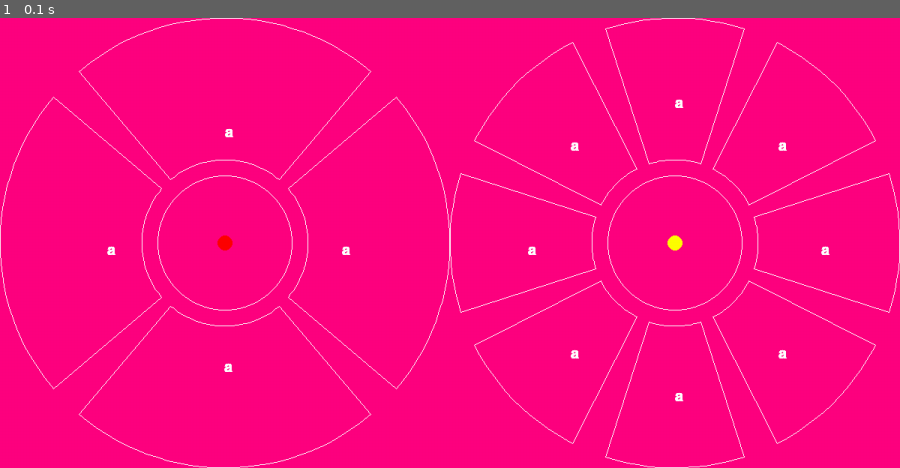
Above: before the commit, frame 1.
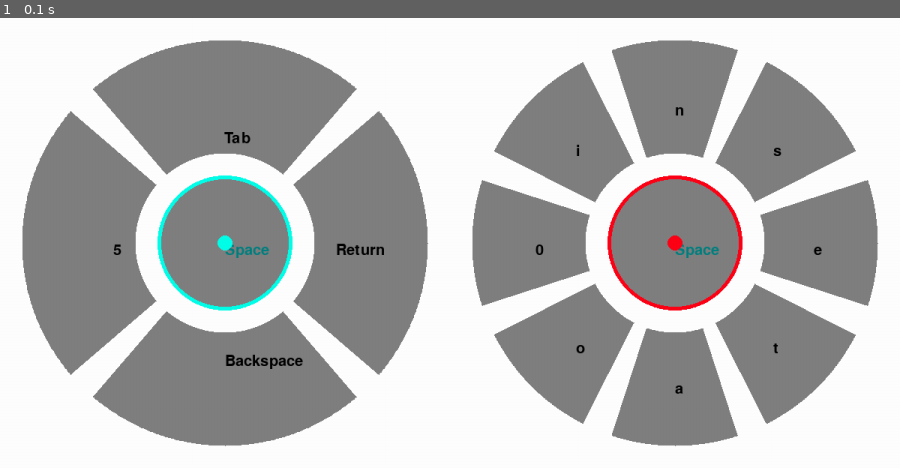
Above: after the commit, the same moment.

Repository: ciaranchen/joystick_inputs
Game: pygame game, started from gui.py
The game is run twice, just before and just after one commit, with the same random seed, the same clock (stepped at 60 frames per second) and the same inputs.
Inputs:
- Up to frame 1 (0.1 s): no input

The runs differ from the first frame. In frame 1, 100% of the frame differs, in the area x 0-100%, y 0-100%.

Commit message:
gui draw panel

Diff:
--- a/code_table.py
+++ b/code_table.py
@@ -1,4 +1,4 @@
-from typing import Dict
+from typing import Dict, List
 
 scan_code_dict = {
     "00 00": "None",
@@ -166,15 +166,10 @@
         assert x <= self.LNum and y <= self.RNum
         return self.code[(x, y)]
 
-    def get_code_recommand(self, x: int, y: int) -> (Dict[int, str], Dict[int, str]):
+    def get_recommend(self, x: int, y: int) -> (List[str], List[str]):
         """
         return the code table for (x, y)
         """
-        pass
-
-# class CodeTable(object):
-#     @staticmethod
-#     def return_code(x, y):
-#         index = x * 8 + y
-#         index = index % len(code_table)
-#         return code_table[index]
+        code = self.code
+        return [code[(l, y)] for l in range(self.LNum + 1)],\
+               [code[(x, r)] for r in range(self.RNum + 1)]
--- a/gui.py
+++ b/gui.py
@@ -7,17 +7,18 @@
 import win32con
 import win32gui
 
-fuchsia = (255, 0, 128)  # Transparency color
+fuchsia = (255, 255, 255)  # Transparency color
 dark = (0, 0, 0)
 
 
 class GuiStyle:
     # base color
-    base_color = (255, 255, 255)  # white
+    base_color = 0x808080  # white
+    font_color = (0, 0, 0)
 
     # axis color
-    l_handle_color = (255, 0, 0)  # red
-    r_handle_color = (255, 255, 0)  # blue
+    l_handle_color = 0x01ffe9  # Nintendo Blue
+    r_handle_color = 0xfe0016  # Nintendo Red
 
 
 class JoystickGui(object):
@@ -25,13 +26,15 @@
         self.window_size = 600
         self.screen = pygame.display.set_mode((self.window_size * 2, self.window_size))
 
-        self.code_table = CodeTable
+        self.code_table = CodeTable()
         self.imc = IMC(self.code_table)
         self.handler = Handler(self.imc)
         self.lx, self.ly, self.rx, self.ry = 0, 0, 0, 0
 
         self.font = pygame.font.Font(None, 30)
         self.gui_config = {
+            'radius_gap': self.window_size / 20,
+
             'x_inner_radius': self.window_size / 6,
             'x_outer_radius': self.window_size / 2,
             'y_inner_radius': self.window_size / 20,
@@ -60,38 +63,53 @@
                     elif e.axis_id == self.handler.LR_AXIS[3]:
                         self.ry = e.value
 
-    def draw_panel(self, arc_number, start_arc, cx, cy, r1, r2, texts, gap=40):
-        pygame.draw.circle(self.screen, GuiStyle.base_color,
-                           (cx, cy), r2, width=1)
+    def draw_panel(self, arc_number, start_arc, number, choice_color, cx, cy, r1, r2, texts, gap=40):
+        pygame.draw.circle(self.screen, GuiStyle.base_color, (cx, cy), r2)
+        if number == 0:
+            pygame.draw.circle(self.screen, choice_color, (cx, cy), r2, width=5)
         textImage = self.font.render(texts[0], True, GuiStyle.base_color)
-        # self.screen.blit(textImage, (, ))
-        # TODO：写在圆心
+        self.screen.blit(textImage, (cx, cy))
         for i in range(arc_number):
             a1 = start_arc + i * math.pi * 2 / arc_number
             a2 = a1 + math.pi * 2 / arc_number
-            self.draw_arc(a1 + (math.pi / gap), a2 - (math.pi / gap), cx, cy, r1, r2 + 0.1 * (r1 - r2),
-                          text=texts[i + 1])
+            arc_color = choice_color if i + 1 == number else GuiStyle.base_color
+            self.draw_arc(
+                a1 + (math.pi / gap), a2 - (math.pi / gap),
+                cx, cy,
+                r1 - self.gui_config['radius_gap'],
+                r2 + self.gui_config['radius_gap'],
+                color=arc_color, text=texts[i + 1])
 
-    def draw_arc(self, a1, a2, cx, cy, cr1, cr2, color=GuiStyle.base_color, text=None):
-        pygame.draw.line(self.screen, color,
-                         (cx + cr1 * math.cos(a1), cy - cr1 * math.sin(a1)),
-                         (cx + cr2 * math.cos(a1), cy - cr2 * math.sin(a1)))
-        pygame.draw.line(self.screen, color,
-                         (cx + cr1 * math.cos(a2), cy - cr1 * math.sin(a2)),
-                         (cx + cr2 * math.cos(a2), cy - cr2 * math.sin(a2)))
-        pygame.draw.arc(self.screen, color, (cx - cr1, cy - cr1, 2 * cr1, 2 * cr1), a1, a2)
-        pygame.draw.arc(self.screen, color, (cx - cr2, cy - cr2, 2 * cr2, 2 * cr2), a1, a2)
+    def draw_arc(self, a1, a2, cx, cy, cr1, cr2, color, text):
+        def arc_line_points(x, y, r, _a1=a1, _a2=a2):
+            return [
+                (x + r * math.cos((n * (_a2 - _a1) / 180 + _a1)),
+                 y + r * math.sin((n * (_a2 - _a1) / 180 + _a1)))
+                for n in range(181)  # 0-180
+            ]
 
-        if text:
-            point_xs = sum([cx + cr1 * math.cos(a1), cx + cr1 * math.cos(a2), cx + cr2 * math.cos(a1),
-                            cx + cr2 * math.cos(a2)]) / 4
-            point_ys = sum([cy - cr1 * math.sin(a1), cy - cr1 * math.sin(a2), cy - cr2 * math.sin(a1),
-                            cy - cr2 * math.sin(a2)]) / 4
-            textImage = self.font.render(text, True, color)
-            self.screen.blit(textImage, (point_xs, point_ys))
+        p1 = arc_line_points(cx, cy, cr1)
+        # print(p1)
+        p2 = arc_line_points(cx, cy, cr2)
+        p2.reverse()
+        # Shape Color
+        pygame.draw.polygon(self.screen, GuiStyle.base_color, p1 + p2)
+
+        # Edge
+        if color != GuiStyle.base_color:
+            pygame.draw.line(self.screen, color, p1[0], p2[-1], width=5)
+            pygame.draw.line(self.screen, color, p1[-1], p2[0], width=5)
+            pygame.draw.arc(self.screen, color, (cx - cr1, cy - cr1, 2 * cr1, 2 * cr1), a1, a2, width=5)
+            pygame.draw.arc(self.screen, color, (cx - cr2, cy - cr2, 2 * cr2, 2 * cr2), a1, a2, width=5)
+
+        # Text
+        point_4 = [p1[0], p1[-1], p2[-1], p2[0]]
+        point_xy = (sum([p[0] for p in point_4]) / 4, sum([p[1] for p in point_4]) / 4)
+        textImage = self.font.render(text, True, GuiStyle.font_color)
+        self.screen.blit(textImage, point_xy)
 
     def draw_gui(self):
-        self.screen.set_alpha(192)
+        self.screen.set_alpha(128)
         self.screen.fill(fuchsia)
         # Lcircle_center = self.window_size / 2
         l_center = (self.window_size / 2, self.window_size / 2)
@@ -108,28 +126,32 @@
             # print(events)
 
             self.handle_axis(events)
+            l_keys, r_keys = self.imc.get_recommend(self.lx, self.ly, self.rx, self.ry)
+            # print(l_keys, r_keys)
 
             # draw Left Axis
+            self.draw_panel(self.code_table.LNum, self.imc.start_arc(self.code_table.LNum),
+                            0, GuiStyle.l_handle_color,
+                            l_center[0], l_center[1], self.window_size / 2,
+                            self.window_size / 2 * self.imc.arc_threshold,
+                            l_keys)
             pygame.draw.circle(self.screen, GuiStyle.l_handle_color,
                                (l_center[0] + self.lx * self.gui_config['x_outer_radius'],
                                 l_center[1] + self.ly * self.gui_config['x_outer_radius']),
                                10)
-            self.draw_panel(self.code_table.LNum, self.imc.start_arc(self.code_table.LNum),
-                            l_center[0], l_center[1], self.window_size / 2,
-                            self.window_size / 2 * self.imc.arc_threshold,
-                            ['a', 'a', 'a', 'a', 'a'])
 
             # draw Right Axis
+            self.draw_panel(self.code_table.RNum, self.imc.start_arc(self.code_table.RNum),
+                            0, GuiStyle.r_handle_color,
+                            r_center[0], r_center[1], self.window_size / 2,
+                            self.window_size / 2 * self.imc.arc_threshold,
+                            r_keys)
             pygame.draw.circle(self.screen, GuiStyle.r_handle_color,
                                (r_center[0] + self.rx * self.gui_config['x_outer_radius'],
                                 r_center[1] + self.ry * self.gui_config['x_outer_radius']),
                                10)
-            self.draw_panel(self.code_table.RNum, self.imc.start_arc(self.code_table.RNum),
-                            r_center[0], r_center[1], self.window_size / 2,
-                            self.window_size / 2 * self.imc.arc_threshold,
-                            'a' * 9)
 
-            pygame.display.update()
+            pygame.display.flip()
 
 
 if __name__ == '__main__':
--- a/input_method_config.py
+++ b/input_method_config.py
@@ -39,7 +39,13 @@
         ra = BasicConfig.which_arc(rx, ry, self.ct.RNum, self.start_arc(self.ct.RNum))
         return self.ct.get_code(la, ra)
 
+    def get_recommend(self, lx, ly, rx, ry):
+        la = BasicConfig.which_arc(lx, ly, self.ct.LNum, self.start_arc(self.ct.LNum))
+        ra = BasicConfig.which_arc(rx, ry, self.ct.RNum, self.start_arc(self.ct.RNum))
+        return self.ct.get_recommend(la, ra)
+
 
 if __name__ == '__main__':
     bc = BasicConfig(CodeTable())
     print(bc.get_key(0.4, 0.2, 0.7, 0.1))
+    print(bc.get_recommend(0.4, 0.2, 0.7, 0.1))
